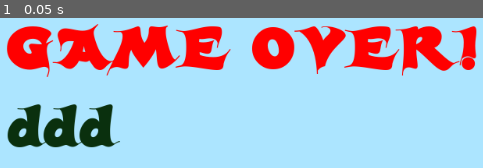
Above: before the commit, frame 1.
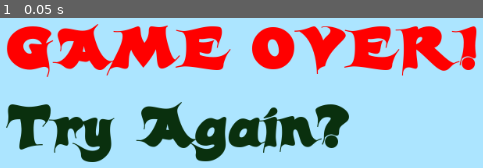
Above: after the commit, the same moment.

Repository: KennedyMungai/SimplePlatformer
Game: Godot game, scene res://Scenes/GameOver.tscn
Two runs of this game, one before a commit and one after it. Both use one fixed random seed, a clock stepped at 60 frames per second and the inputs below. This scene is started directly instead of the project's main scene.
Inputs:
- Up to frame 1 (0.05 s): no input

The runs differ from the first frame. In frame 1, 12% of the frame differs, in the area x 1-73%, y 56-96%.

Commit message:
Maintenance commit

Diff:
--- a/Scenes/GameOver.tscn
+++ b/Scenes/GameOver.tscn
@@ -41,13 +41,13 @@
 margin_bottom = 196.0
 
 [node name="Label2" type="Label" parent="CenterContainer/VBoxContainer/HBoxContainer"]
-margin_right = 138.0
+margin_right = 440.0
 margin_bottom = 96.0
 custom_colors/font_color = Color( 0.0431373, 0.192157, 0.0588235, 1 )
 custom_fonts/font = SubResource( 1 )
-text = "ddd"
+text = "Try Again?"
 
 [node name="TextureButton" type="TextureButton" parent="CenterContainer/VBoxContainer/HBoxContainer"]
-margin_left = 142.0
-margin_right = 142.0
+margin_left = 444.0
+margin_right = 444.0
 margin_bottom = 96.0
